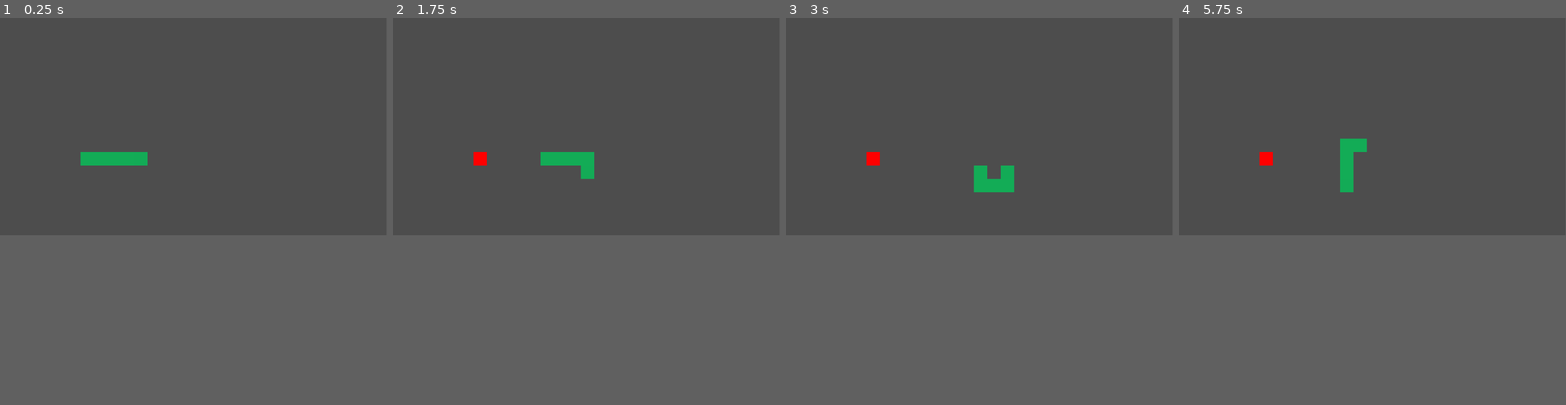
Above: before the commit, frames 1-4 (left to right).
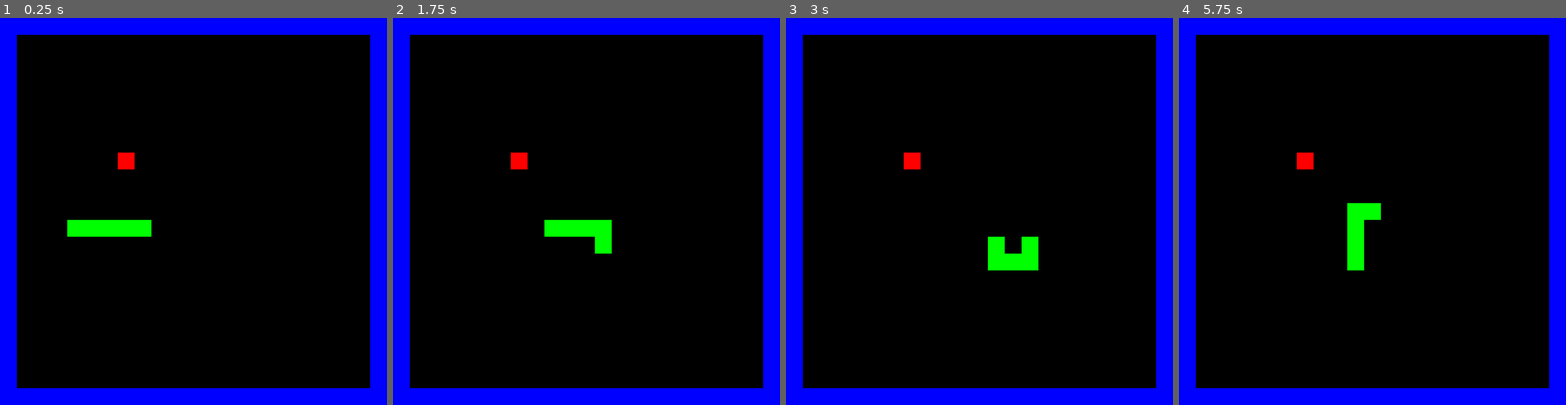
Above: after the commit, the same moments.

Repository: jedim101/snake
Game: Godot game, scene res://scenes/main.tscn
Same seed, same stepped clock (60 frames per second), same inputs: the game is played once before the commit and once after it.
Inputs:
- Up to frame 1 (0.25 s): no input
- Up to frame 2 (1.75 s): hold Right (move_right) 0.53-1.28 s; tap Enter at 1.25 s; hold Down (move_down) from 1.28 s (still down)
- Up to frame 3 (3 s): release Down (move_down) at 2.03 s; hold Right (move_right) 2.03-2.78 s; hold Up (move_up) from 2.78 s (still down)
- Up to frame 4 (5.75 s): release Up (move_up) at 3.53 s; hold Left (move_left) 3.53-5.03 s; tap Space at 5 s; hold Down (move_down) from 5.03 s (still down)
In our replay, the window is 799x449 before the commit and 800x800 after it. These sizes can differ from the game's own. Grey fills any space a smaller window leaves; there, only what the larger window draws over its background counts as a difference.

The runs differ from the first frame. In frame 1, 64% of the frame differs, in the area x 0-100%, y 0-100%; in frame 2, 64%; in frame 3, 65%; in frame 4, 64%.

Commit message:
bg

Diff:
--- a/project.godot
+++ b/project.godot
@@ -14,6 +14,11 @@
 run/main_scene="res://scenes/main.tscn"
 config/features=PackedStringArray("4.2", "Forward Plus")
 config/icon="res://icon.svg"
+
+[display]
+
+window/size/viewport_width=920
+window/size/viewport_height=920
 
 [input]
 
--- a/scenes/main.gd
+++ b/scenes/main.gd
@@ -4,7 +4,7 @@
 var direction = Vector2(1, 0)
 var new_direction = Vector2(1, 0)
 
-var start_position = Vector2(400, 400)
+var start_position = Vector2(7 * 40 + 40, 11 * 40 + 40)
 
 var snake: Array
 
@@ -34,7 +34,7 @@
 	return snake.map(func(segment): return segment.position)
 
 func generate_apple():
-	var new_position = Vector2(randi_range(0, 20) * 40, randi_range(0, 20) * 40)
+	var new_position = Vector2(randi_range(0, 21) * 40 + 40, randi_range(0, 21) * 40 + 40)
 
 	if new_position in snake_positions():
 		generate_apple()
@@ -47,7 +47,6 @@
 
 	if new_head_position in snake_positions():
 		$Timer.stop()
-		$Head.color = "#000000"
 		return
 
 	new_segment($Head.position)
@@ -67,6 +66,6 @@
 	body_segment.position = pos
 	body_segment.size.x = 40
 	body_segment.size.y = 40
-	body_segment.color = "#13ac56"
+	body_segment.color = $Head.color
 
 	snake.append(body_segment)
--- a/scenes/main.tscn
+++ b/scenes/main.tscn
@@ -1,10 +1,15 @@
-[gd_scene load_steps=2 format=3 uid="uid://bcsl3cjm6gxbx"]
+[gd_scene load_steps=3 format=3 uid="uid://bcsl3cjm6gxbx"]
 
 [ext_resource type="Script" path="res://scenes/main.gd" id="1_s41xl"]
+[ext_resource type="Texture2D" uid="uid://c4fge1jjtr6m2" path="res://assests/Snake background.png" id="2_gldqo"]
 
 [node name="Main" type="Node"]
 script = ExtResource("1_s41xl")
 start_length = 5
+
+[node name="Sprite2D" type="Sprite2D" parent="."]
+position = Vector2(460, 460)
+texture = ExtResource("2_gldqo")
 
 [node name="Timer" type="Timer" parent="."]
 wait_time = 0.3
@@ -14,7 +19,7 @@
 offset_top = 250.0
 offset_right = 290.0
 offset_bottom = 290.0
-color = Color(0.0755415, 0.672819, 0.336423, 1)
+color = Color(0, 1, 0, 1)
 
 [node name="Apple" type="ColorRect" parent="."]
 offset_right = 40.0
Binary file added: assests/Snake background.png
Not shown, added: assests/Snake background.png.import
